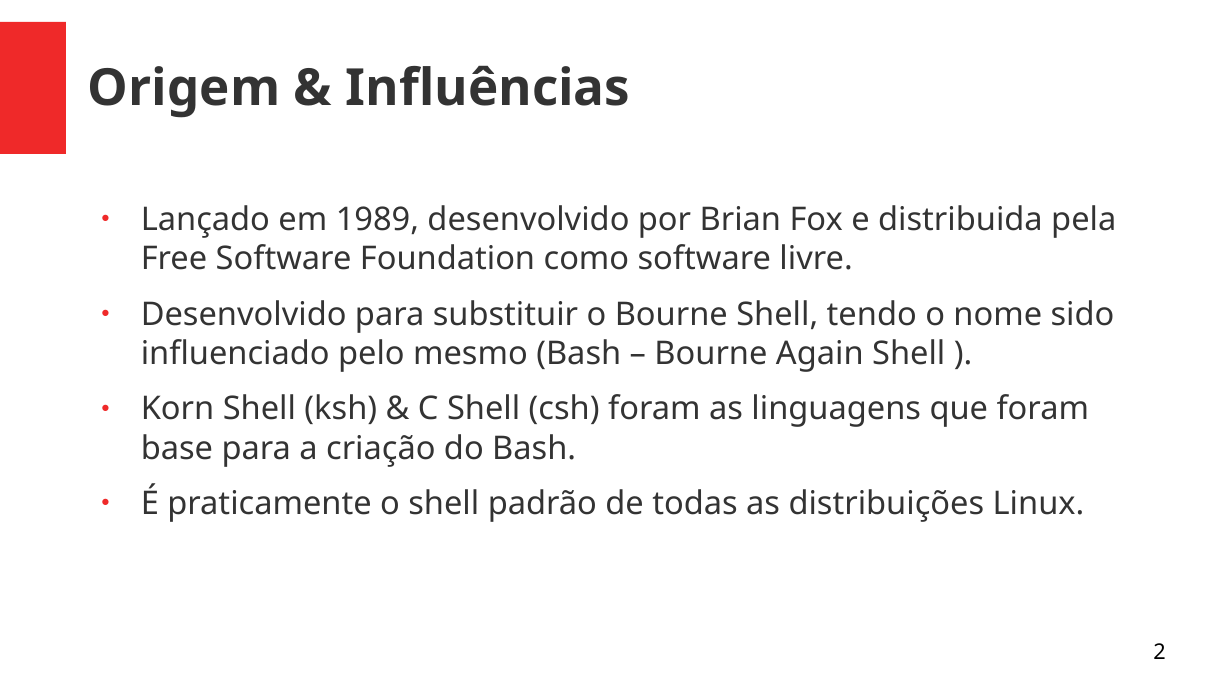
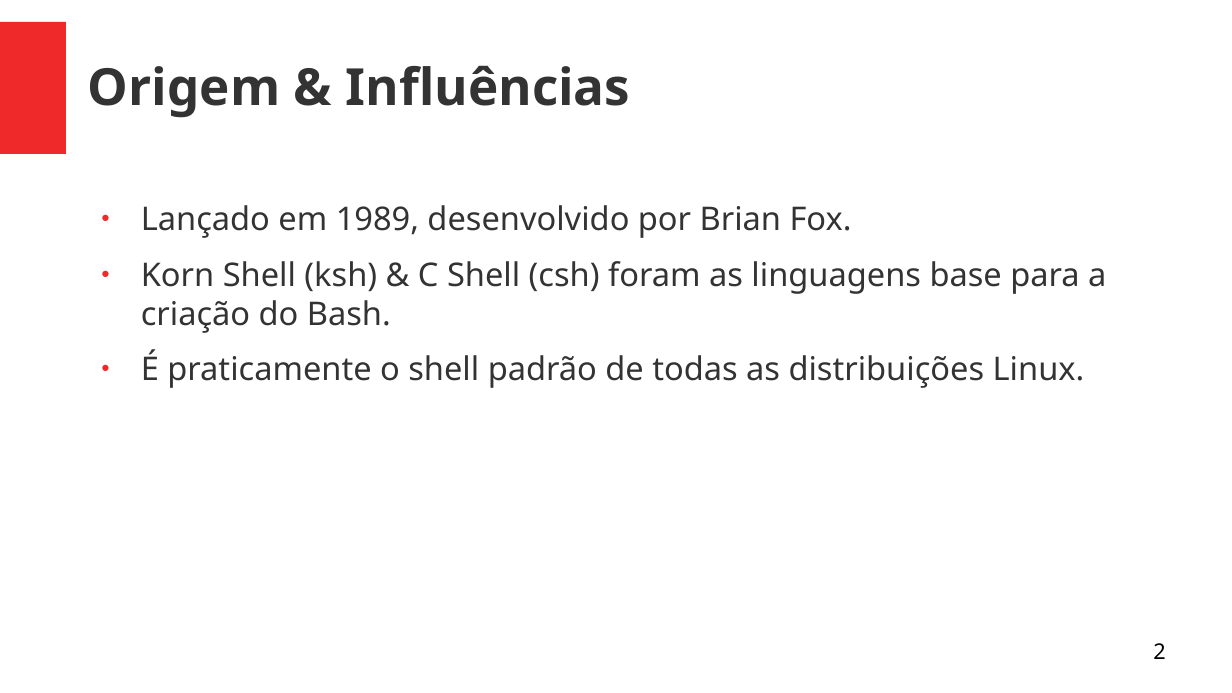
Before and after one commit to rodrigojat/EDL, a slide deck: slide 2 of trabalhoEDL/trabalho_bash.odp. Drawn at 1232x693 pixels with LibreOffice and Linux fonts; fonts in the diff are those of the drawing. Boxes give left, top, right and bottom in pixels: in the first picture for what was removed or moved away, otherwise in the second. Text is boxed around its words. In the diff, an @@ line names an element or a change of style, - is before the commit and + after.

```diff
--- a/trabalhoEDL/trabalho_bash.odp
+++ b/trabalhoEDL/trabalho_bash.odp
@@ text at <box>141,205,1106,333</box>: text changed @@
-● Lançado em 1989, desenvolvido por Brian Fox e distribuida pela Free Software Foundation como software livre.
-● Desenvolvido para substituir o Bourne Shell, tendo o nome sido influenciado pelo mesmo (Bash – Bourne Again Shell ).
-● Korn Shell (ksh) & C Shell (csh) foram as linguagens que foram base para a criação do Bash.
+● Lançado em 1989, desenvolvido por Brian Fox.
+● Korn Shell (ksh) & C Shell (csh) foram as linguagens base para a criação do Bash.
```
Also in this commit, not shown: 5 other slides changed, 3 slides added.
